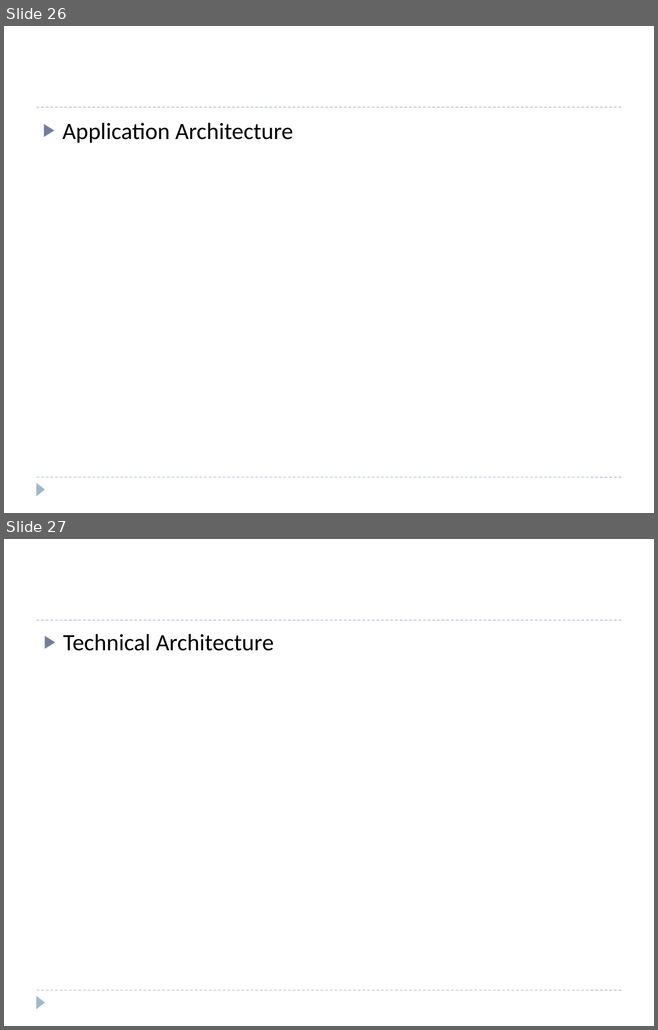
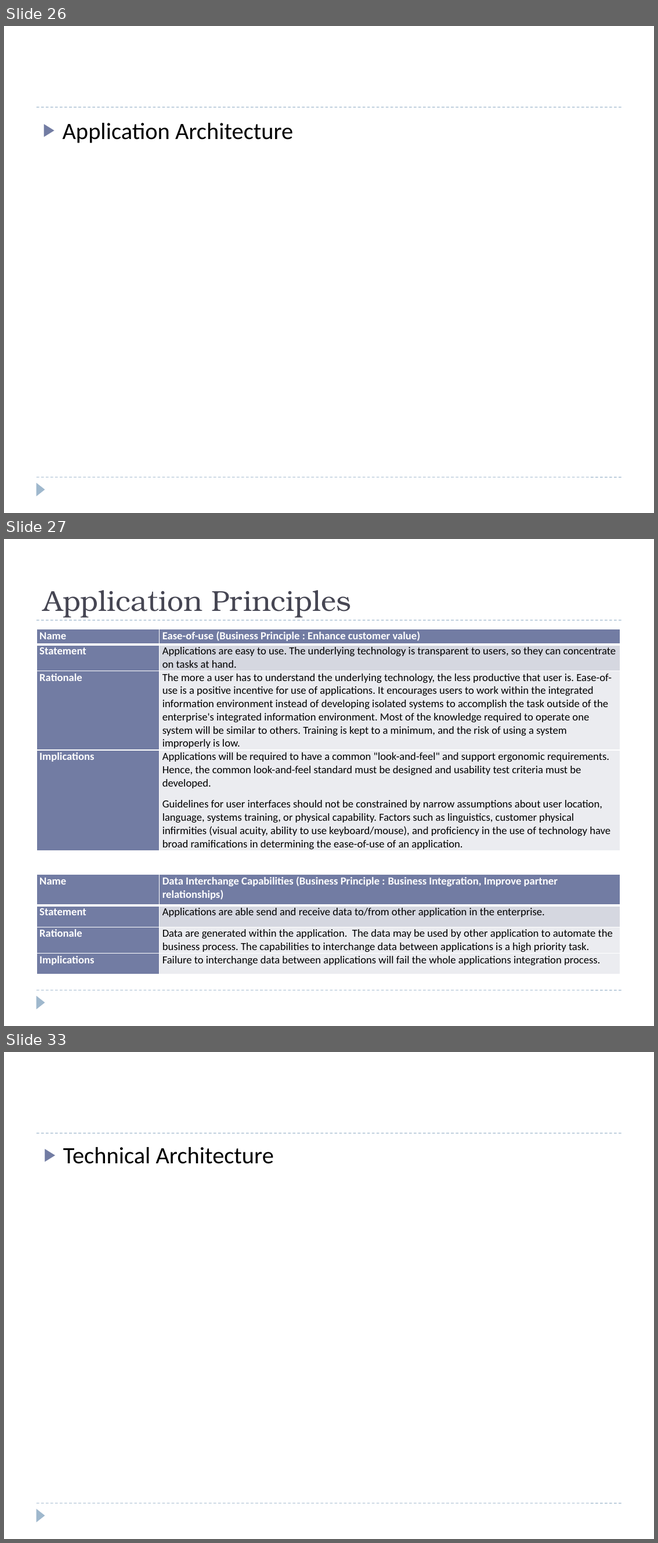
Before and after one commit to windieccf/t1-shipping, a slide deck: Enterprise Architech Presentation.pptx. Shown one above the other, each under a label of ours: slides 26 and 27 before the commit, slides 26, 27 and 33 after it; the slides between them are not shown. The pictures are 658x1030 and 658x1543 pixels, drawn with LibreOffice and Linux fonts; fonts in the diff are those of the drawing. Boxes give left, top, right and bottom in pixels: in the first picture for what was removed or moved away, otherwise in the second. Text is boxed around its words. In the diff, an @@ line names an element or a change of style, - is before the commit and + after.

Commit message:
AA

```diff
--- a/Enterprise Architech Presentation.pptx
+++ b/Enterprise Architech Presentation.pptx
@@ slide 27 added at (4,539,654,1026), background #FFFFFF; not listed: 3 template elements that a slide beside it also shows @@
@@ title added at (43,590,351,618), 32 pt, text #464653 @@
+Application Principles
@@ table added at (36,629,620,860), 4 rows, 2 columns @@
+Name | Ease-of-use (Business Principle : Enhance customer value)
+Statement | Applications are easy to use. The underlying technology is transparent to users, so they can concentrate on tasks at hand.
+Rationale | The more a user has to understand the underlying technology, the less productive that user is. Ease-of-use is a positive incentive for use of applications. It encourages users to work within the integrated information environment instead of developing isolated systems to accomplish the task outside of the enterprise's integrated information environment. Most of the knowledge required to operate one system will be similar to others. Training is kept to a minimum, and the risk of using a system improperly is low.
+Implications | Applications will be required to have a common "look-and-feel" and support ergonomic requirements. Hence, the common look-and-feel standard must be designed and usability test criteria must be developed. / Guidelines for user interfaces should not be constrained by narrow assumptions about user location, language, systems training, or physical capability. Factors such as linguistics, customer physical infirmities (visual acuity, ability to use keyboard/mouse), and proficiency in the use of technology have broad ramifications in determining the ease-of-use of an application.
@@ table added at (36,875,620,993), 4 rows, 2 columns @@
+Name | Data Interchange Capabilities (Business Principle : Business Integration, Improve partner relationships)
+Statement | Applications are able send and receive data to/from other application in the enterprise.
+Rationale | Data are generated within the application. The data may be used by other application to automate the business process. The capabilities to interchange data between applications is a high priority task.
+Implications | Failure to interchange data between applications will fail the whole applications integration process.
@@ what was slide 27 is now slide 33 @@
```
Also in this commit, not shown: 5 other slides added.
